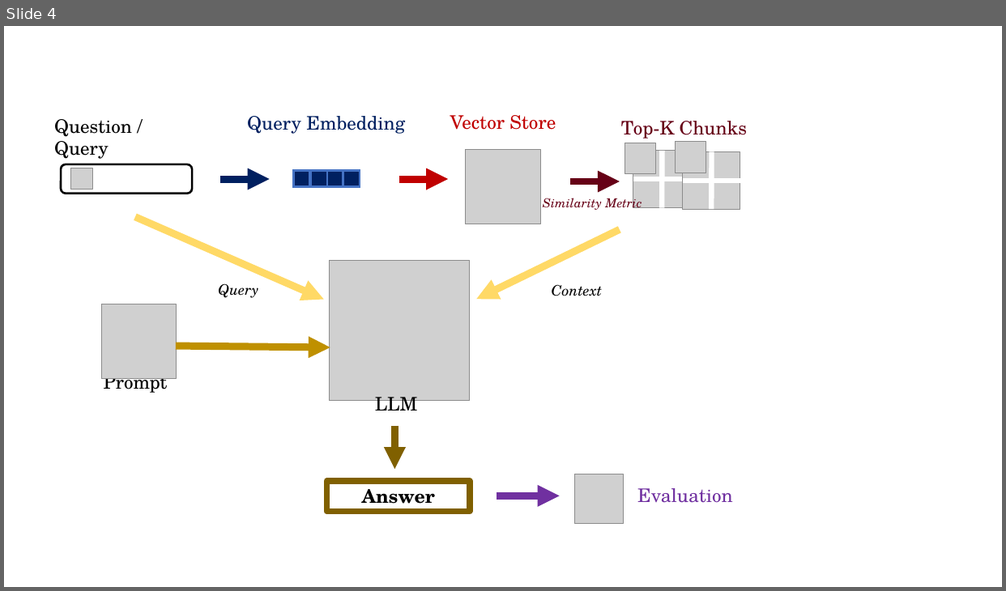
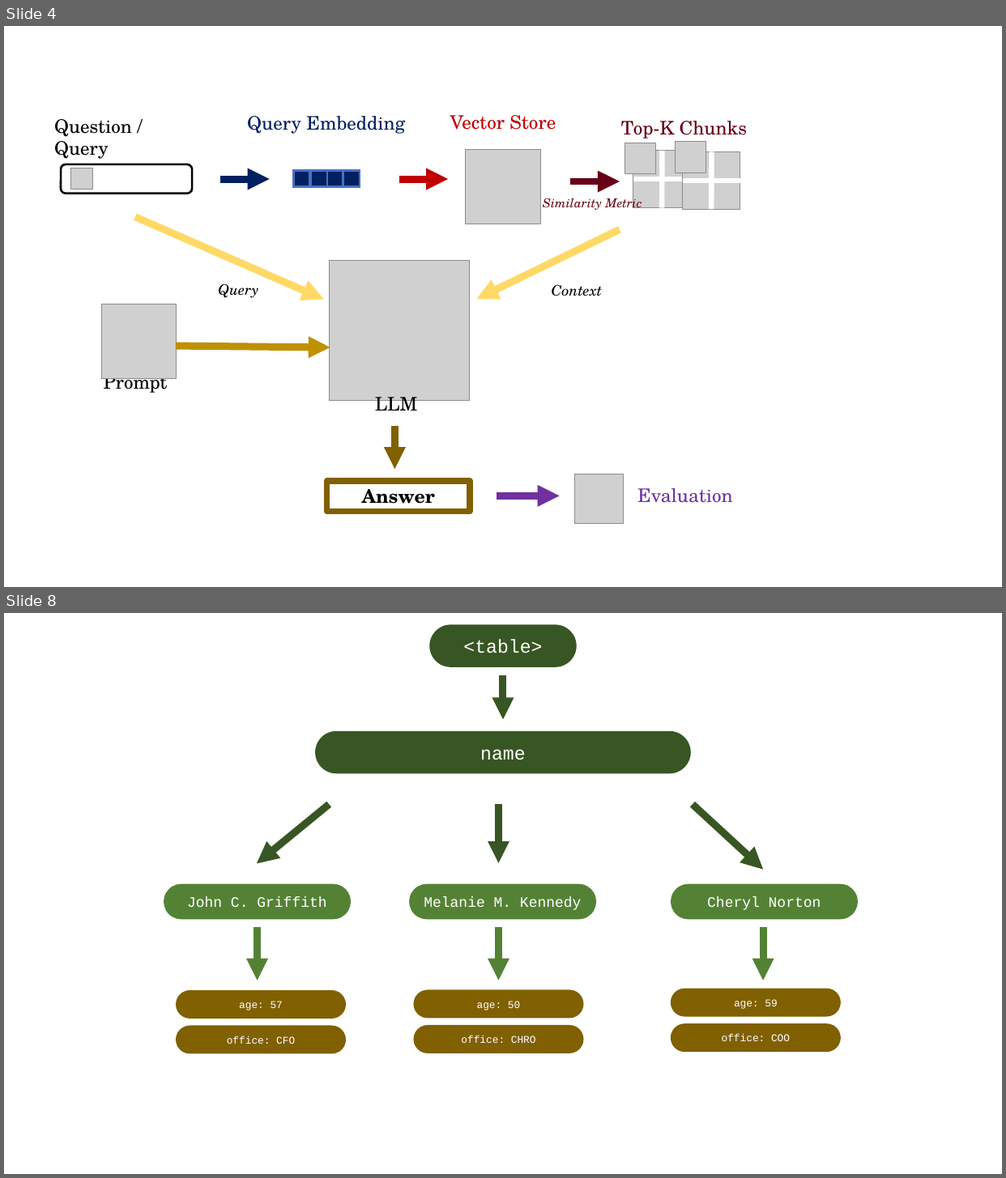
Before and after one commit to gsindlinger/TabTree-Table-QA-on-Full-Documents, a slide deck: documents/Grafiken.pptx. Shown one above the other, each under a label of ours: slide 4 before the commit, slides 4 and 8 after it; the slides between them are not shown. The pictures are 1006x591 and 1006x1178 pixels, drawn with LibreOffice and Linux fonts; fonts in the diff are those of the drawing; grey boxes stand for pictures; background and template pictures are left out. Boxes give left, top, right and bottom in pixels: in the first picture for what was removed or moved away, otherwise in the second. Text is boxed around its words. In the diff, an @@ line names an element or a change of style, - is before the commit and + after.

```diff
--- a/documents/Grafiken.pptx
+++ b/documents/Grafiken.pptx
@@ slide 8 added at [4, 613, 1002, 1174], background #FFFFFF @@
@@ rounded rectangle added at [429, 625, 576, 667], fill #385723, 18 pt, text #FFFFFF @@
+<table>
@@ arrow added from (503, 675) to (503, 719), #385723 7 pt @@
@@ rounded rectangle added at [315, 731, 691, 774], fill #385723, 18 pt, text #FFFFFF @@
+name
@@ arrow added from (329, 805) to (257, 864), #385723 7 pt @@
@@ arrow added from (499, 805) to (499, 863), #385723 7 pt @@
@@ arrow added from (692, 805) to (763, 870), #385723 7 pt @@
@@ rounded rectangle added at [164, 884, 351, 919], fill #548235, 14 pt, text #FFFFFF @@
+John C. Griffith
@@ rounded rectangle added at [409, 884, 596, 919], fill #548235, 14 pt, text #FFFFFF @@
+Melanie M. Kennedy
@@ rounded rectangle added at [671, 884, 859, 919], fill #548235, 14 pt, text #FFFFFF @@
+Cheryl Norton
@@ arrow added from (257, 927) to (257, 981), #548235 7 pt @@
@@ arrow added from (499, 927) to (499, 981), #548235 7 pt @@
@@ arrow added from (763, 927) to (763, 981), #548235 7 pt @@
@@ rounded rectangle added at [176, 990, 345, 1019], fill #806000, 10 pt, text #FFFFFF @@
+age: 57
@@ rounded rectangle added at [414, 990, 583, 1019], fill #806000, 10 pt, text #FFFFFF @@
+age: 50
@@ rounded rectangle added at [671, 989, 841, 1017], fill #806000, 10 pt, text #FFFFFF @@
+age: 59
@@ rounded rectangle added at [176, 1025, 345, 1054], fill #806000, 10 pt, text #FFFFFF @@
+office: CFO
@@ rounded rectangle added at [414, 1025, 583, 1054], fill #806000, 10 pt, text #FFFFFF @@
+office: CHRO
@@ rounded rectangle added at [671, 1024, 841, 1053], fill #806000, 10 pt, text #FFFFFF @@
+office: COO
```
Also in this commit, not shown: 1 slide changed, 8 other slides added, 16 other files.
